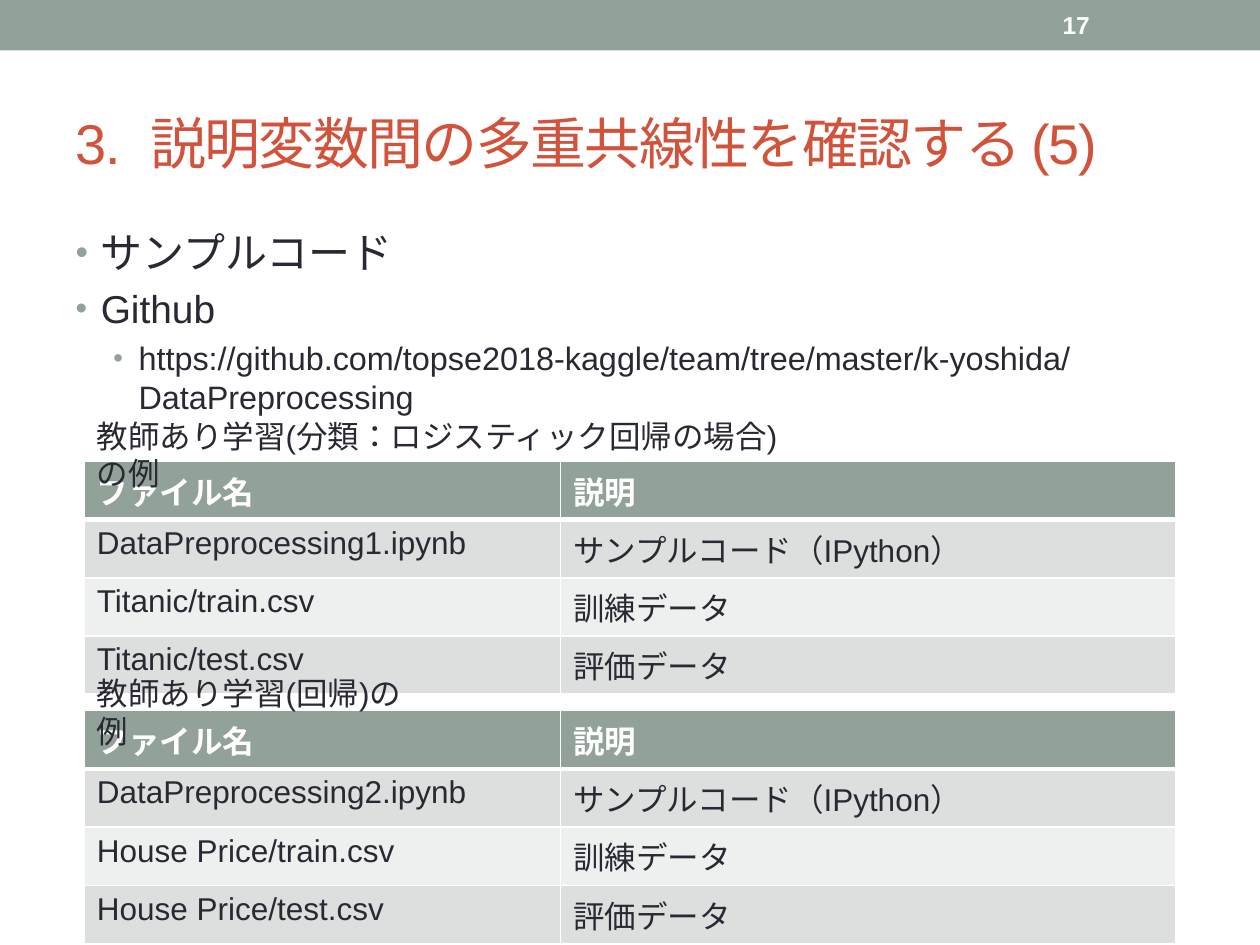
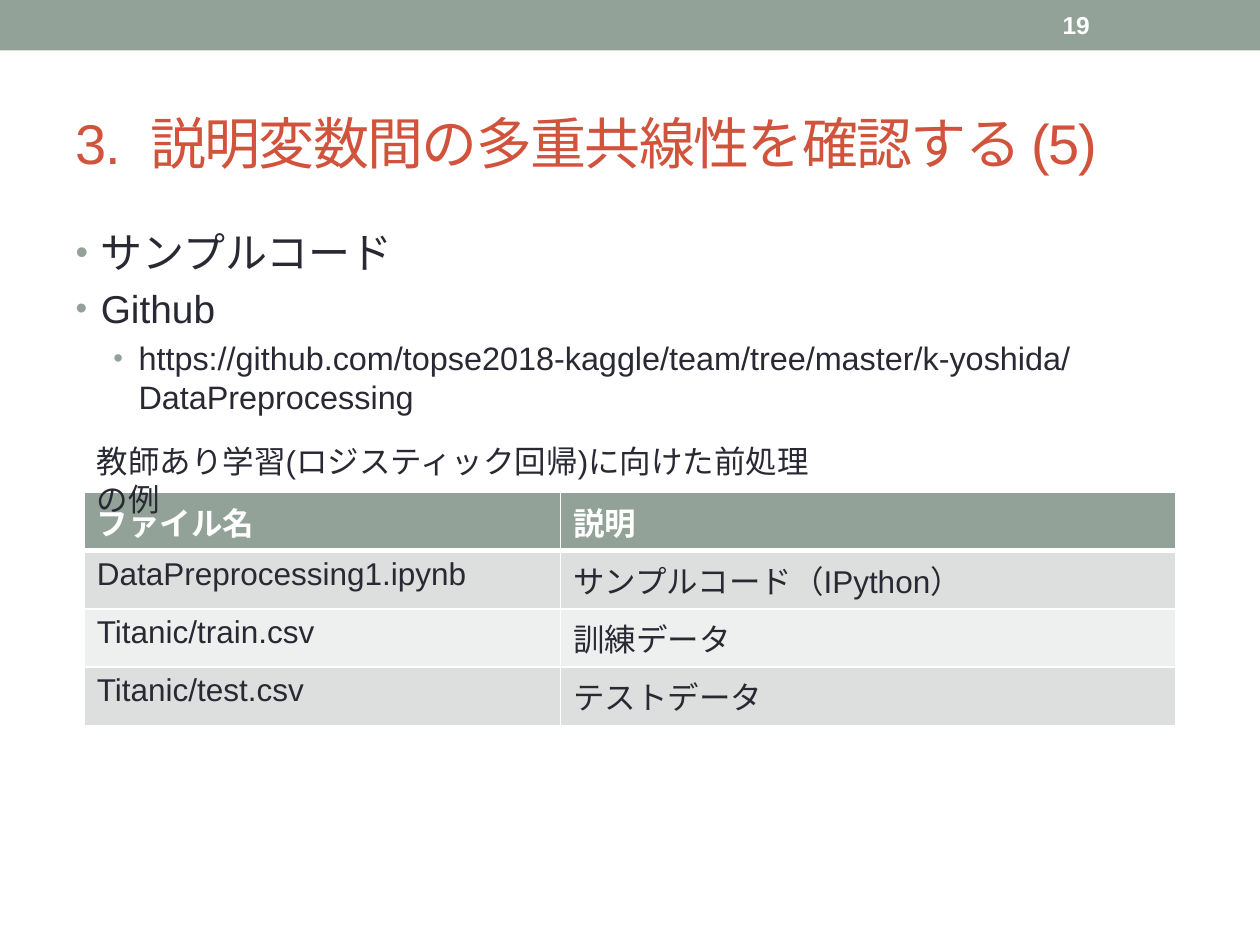
Before and after one commit to topse2018-kaggle/team, a slide deck: slide 19 of k-yoshida/Data Preprocessing.pptx (slide 17 before the commit). Drawn at 1260x945 pixels with LibreOffice and Linux fonts; fonts in the diff are those of the drawing. Boxes give left, top, right and bottom in pixels: in the first picture for what was removed or moved away, otherwise in the second. Text is boxed around its words. In the diff, an @@ line names an element or a change of style, - is before the commit and + after.

```diff
--- a/k-yoshida/Data Preprocessing.pptx
+++ b/k-yoshida/Data Preprocessing.pptx
@@ page number at [1063,17,1090,34]: text changed @@
-17
+19
@@ text at [97,446,809,480]: text changed @@
-教師あり学習(分類：ロジスティック回帰の場合)の例
+教師あり学習(ロジスティック回帰)に向けた前処理の例
@@ table at [84,493,1176,715] @@
-row 4, column 2: 評価データ
+row 4, column 2: テストデータ
@@ table: place and size @@
-table at [84,461,1176,685]
+table at [84,493,1176,715]
@@ text removed at [97,678,401,714] @@
-教師あり学習(回帰)の例
@@ table removed at [84,711,1176,935], 4 rows, 2 columns @@
-ファイル名 | 説明
-DataPreprocessing2.ipynb | サンプルコード（IPython）
-House Price/train.csv | 訓練データ
-House Price/test.csv | 評価データ
```
Also in this commit, not shown: 27 other slides changed, 5 slides added, 1 slide removed.
